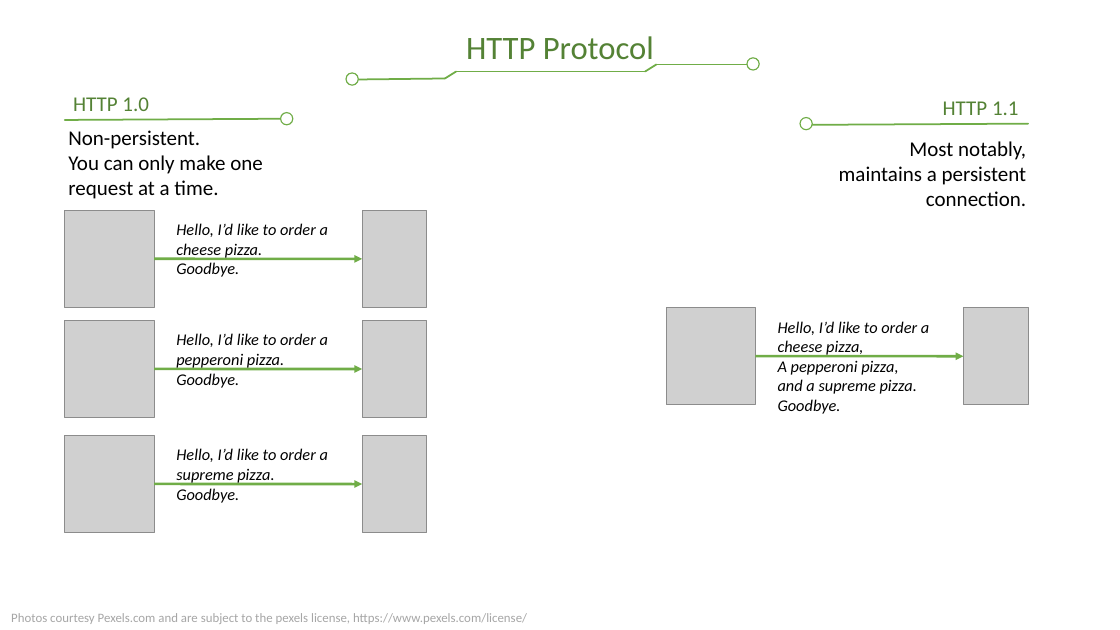
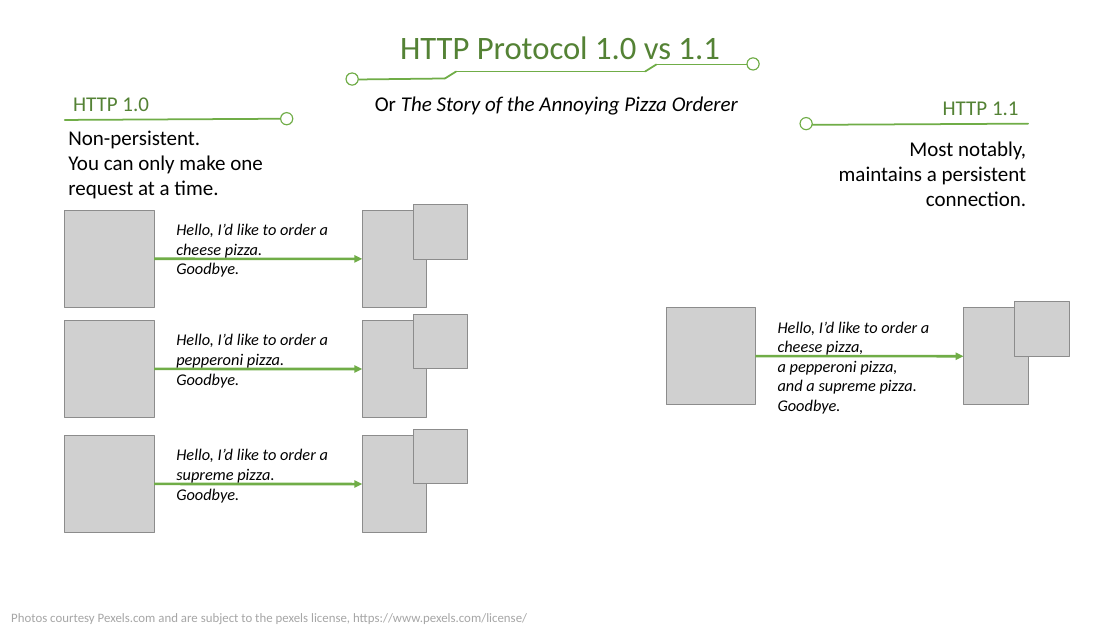
Before and after one commit to CS3550/Fall2020, a slide deck: slide 13 of Network Parts and Terms.pptx (slide 12 before the commit). Drawn at 1120x630 pixels with LibreOffice and Linux fonts; fonts in the diff are those of the drawing; grey boxes stand for pictures; background and template pictures are left out. Boxes give left, top, right and bottom in pixels: in the first picture for what was removed or moved away, otherwise in the second. Text is boxed around its words. In the diff, an @@ line names an element or a change of style, - is before the commit and + after.

Commit message:
Add more 1995

```diff
--- a/Network Parts and Terms.pptx
+++ b/Network Parts and Terms.pptx
@@ text at [400, 36, 719, 68]: text changed @@
-HTTP Protocol
+HTTP Protocol 1.0 vs 1.1
@@ text added at [375, 96, 738, 115], 18 pt, text #000000, italic @@
+Or The Story of the Annoying Pizza Orderer
@@ picture added at [413, 205, 468, 260] @@
@@ picture added at [413, 314, 468, 369] @@
@@ picture added at [1015, 302, 1070, 356] @@
@@ text at [778, 360, 897, 375]: text changed @@
-A pepperoni pizza,
+a pepperoni pizza,
@@ picture added at [413, 429, 468, 484] @@
```
Also in this commit, not shown: 4 other slides changed, 1 slide added.
